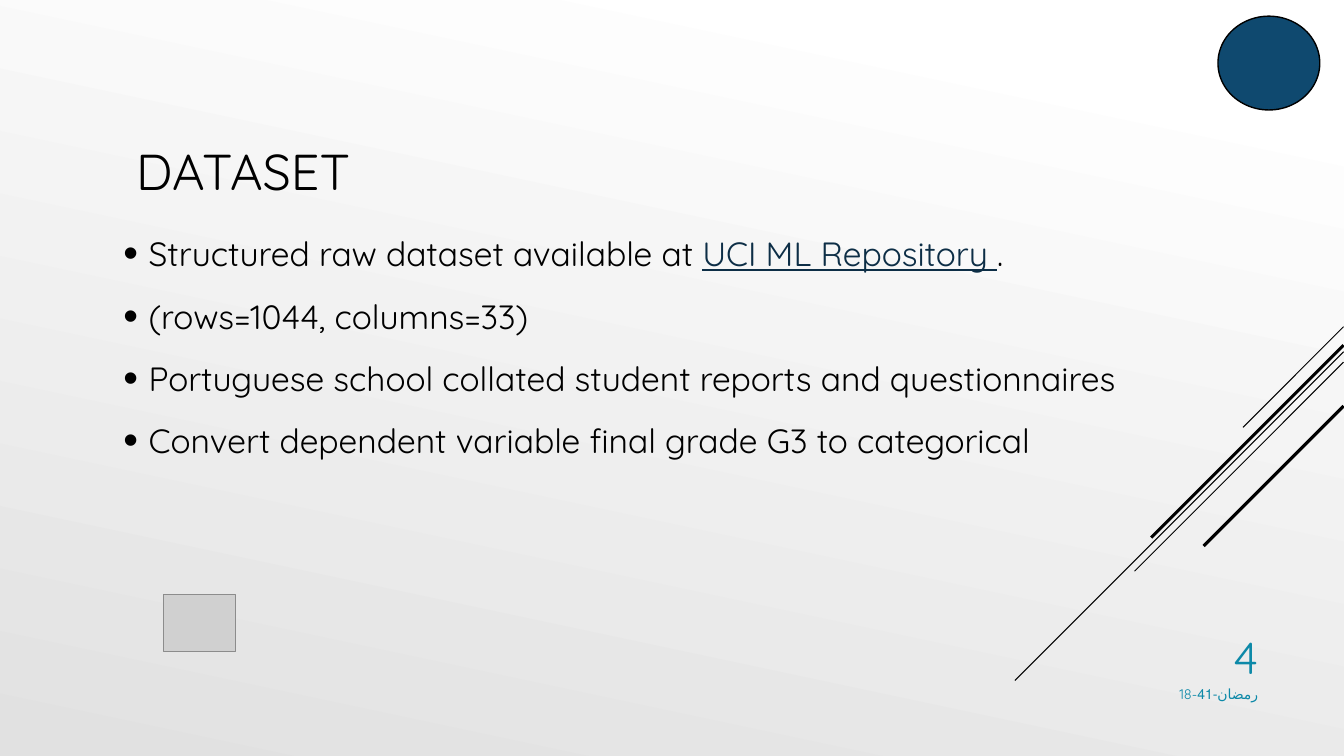
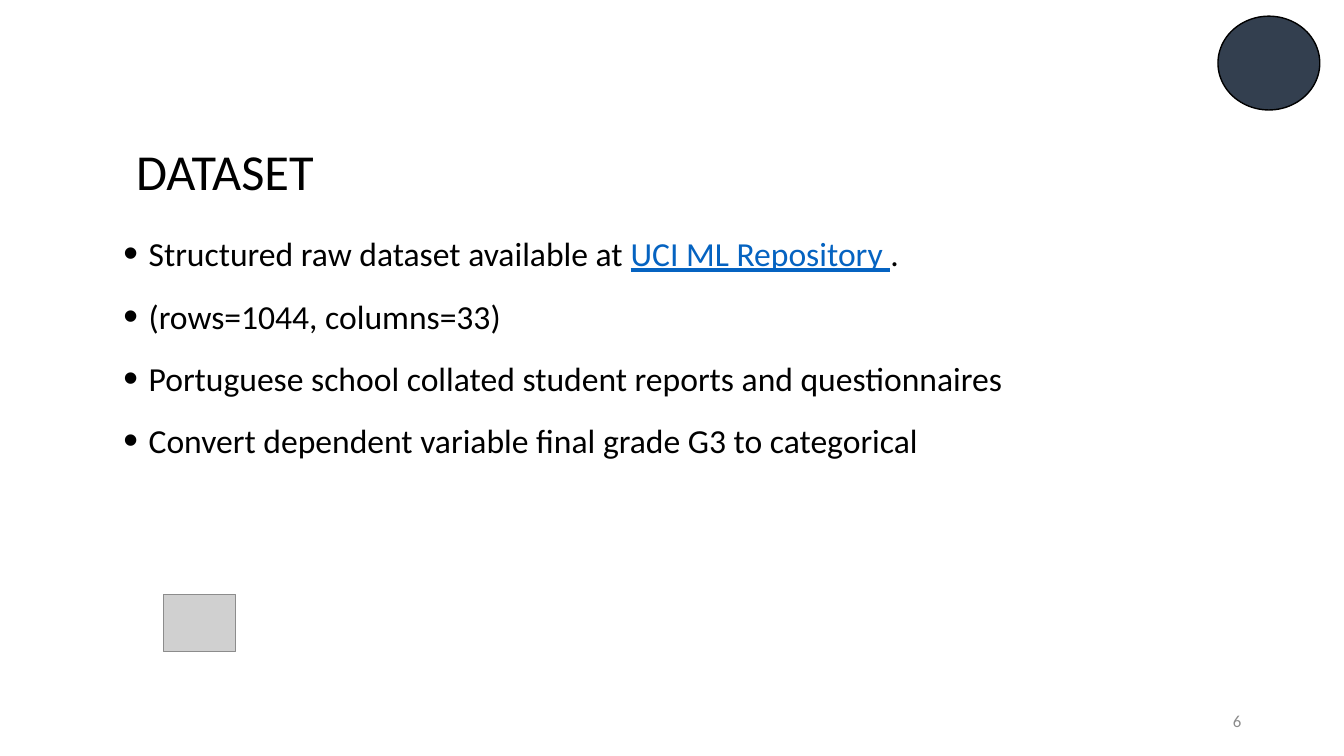
Before and after one commit to AdelAltuwaijri/StudentsPerformanceAnalysis, a slide deck: slide 6 of Student Performance Analysis Project.pptx (slide 4 before the commit). Drawn at 1344x756 pixels with LibreOffice and Linux fonts; fonts in the diff are those of the drawing; grey boxes stand for pictures. Boxes give left, top, right and bottom in pixels: in the first picture for what was removed or moved away, otherwise in the second. Text is boxed around its words. In the diff, an @@ line names an element or a change of style, - is before the commit and + after.

```diff
--- a/Student Performance Analysis Project.pptx
+++ b/Student Performance Analysis Project.pptx
@@ background gradient #FFFFFF to #E1E1E1 to #FFFFFF @@
@@ ellipse at <box>1218,16,1320,110</box>: fill #0F496F to #333F50 @@
@@ text "DATASET" at <box>136,157,314,191</box>: font Quicksand to Calibri @@
@@ text "Structured raw dataset available at ..." at <box>149,242,1002,459</box>: font Quicksand to Calibri; text colour #0D2E46 to #0563C1 in "UCI ML Repository" @@
@@ group removed at <box>1015,327,1344,681</box>: 5 lines @@
@@ page number removed at <box>1233,642,1258,674</box> @@
-4
@@ text removed at <box>1179,688,1258,703</box> @@
-18-رمضان-41
@@ page number added at <box>1233,716,1241,727</box>, 12 pt, text #8C8C8C @@
+6
```
Also in this commit, not shown: 12 other slides changed, 7 slides added, 1 slide removed, 7 other files.
